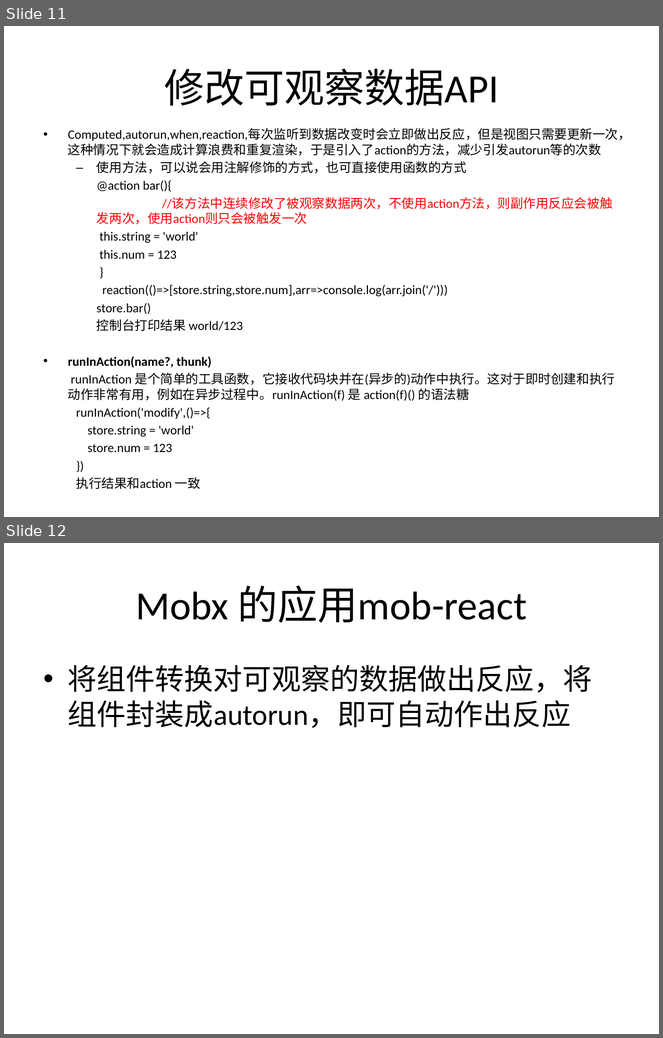
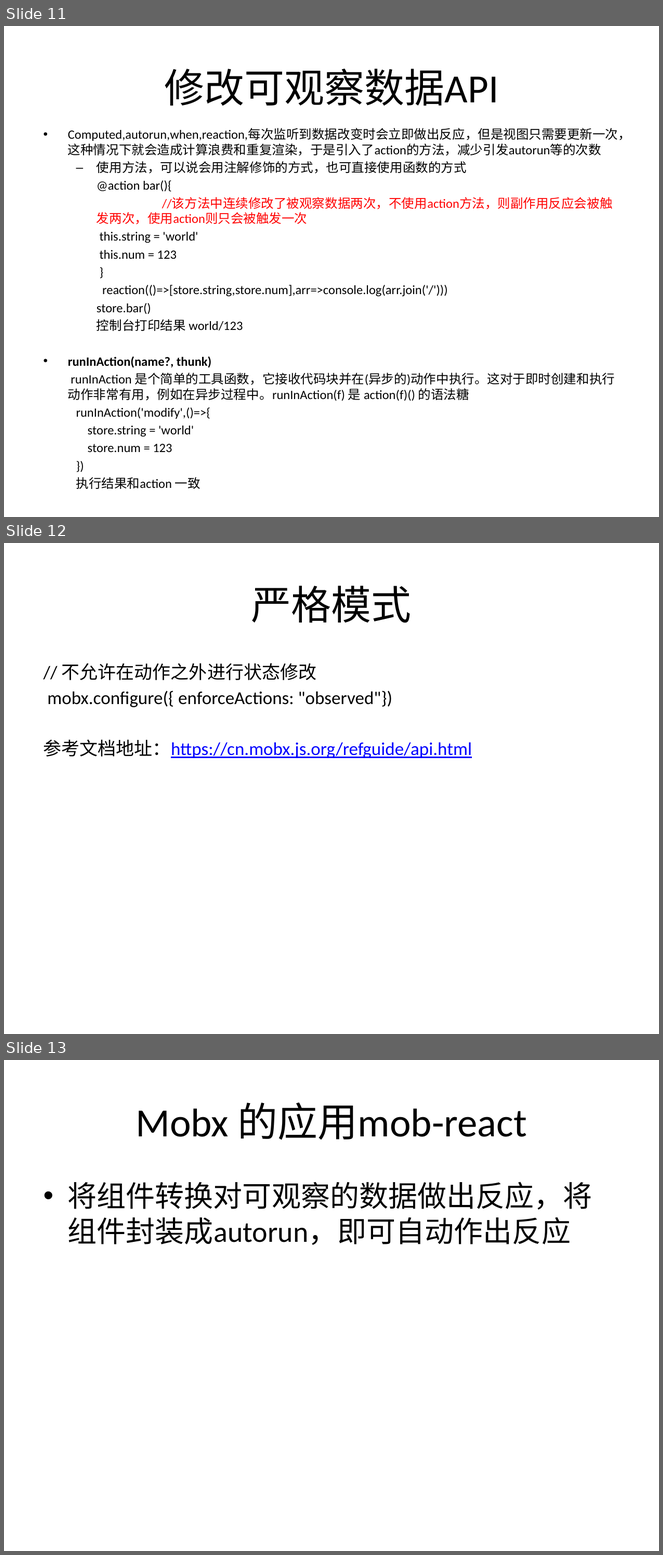
Before and after one commit to boxplay/mobx, a slide deck: Mobx.pptx. Shown one above the other, each under a label of ours: slides 11 and 12 before the commit, slides 11, 12 and 13 after it. The pictures are 663x1038 and 663x1555 pixels, drawn with LibreOffice and Linux fonts; fonts in the diff are those of the drawing. Boxes give left, top, right and bottom in pixels: in the first picture for what was removed or moved away, otherwise in the second. Text is boxed around its words. In the diff, an @@ line names an element or a change of style, - is before the commit and + after.

Commit message:
ppt

```diff
--- a/Mobx.pptx
+++ b/Mobx.pptx
@@ slide 12 added at (4,543,659,1034), background #FFFFFF @@
@@ title added at (252,586,412,623), 44 pt, text #000000 @@
+严格模式
@@ text added at (44,663,472,758), 20 pt, text #000000 @@
+// 不允许在动作之外进行状态修改
+mobx.configure({ enforceActions: "observed"})
+参考文档地址：https://cn.mobx.js.org/refguide/api.html
@@ what was slide 12 is now slide 13 @@
```
